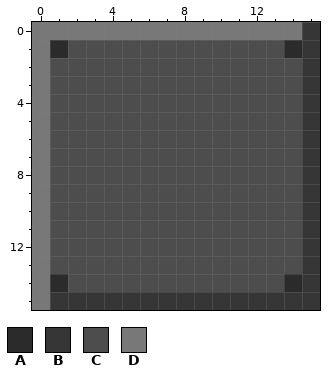
Pixel-art file: TheClottingDefender/Assets/Gfx/raw/wand_Prothese.ase. Above, as it was before the edit.
16x16 pixels, 1 frame. Colours within 5 levels of each other are drawn and written as one.
Palette (. is transparent): A #2b2b2b  B #363636  C #4d4d4d  D #787878
Pixels before, first column x 0:
 0 DDDDDDDDDDDDDDDB
 1 DACCCCCCCCCCCCAB
 2 DCCCCCCCCCCCCCCB
 3 DCCCCCCCCCCCCCCB
 4 DCCCCCCCCCCCCCCB
 5 DCCCCCCCCCCCCCCB
 6 DCCCCCCCCCCCCCCB
 7 DCCCCCCCCCCCCCCB
 8 DCCCCCCCCCCCCCCB
 9 DCCCCCCCCCCCCCCB
10 DCCCCCCCCCCCCCCB
11 DCCCCCCCCCCCCCCB
12 DCCCCCCCCCCCCCCB
13 DCCCCCCCCCCCCCCB
14 DACCCCCCCCCCCCAB
15 DBBBBBBBBBBBBBBB
After:
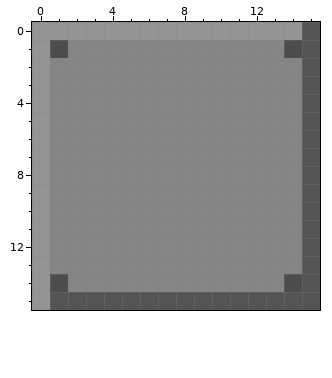
The edit:
Colour A changes from #2b2b2b to #4d4d4d.
Colour B changes from #363636 to #545454.
Colour C changes from #4d4d4d to #858585.
Colour D changes from #787878 to #949494.
Changed places in both pictures, as pixel boxes (x1, y1, x2, y2):
changed: (32, 22, 320, 310)
